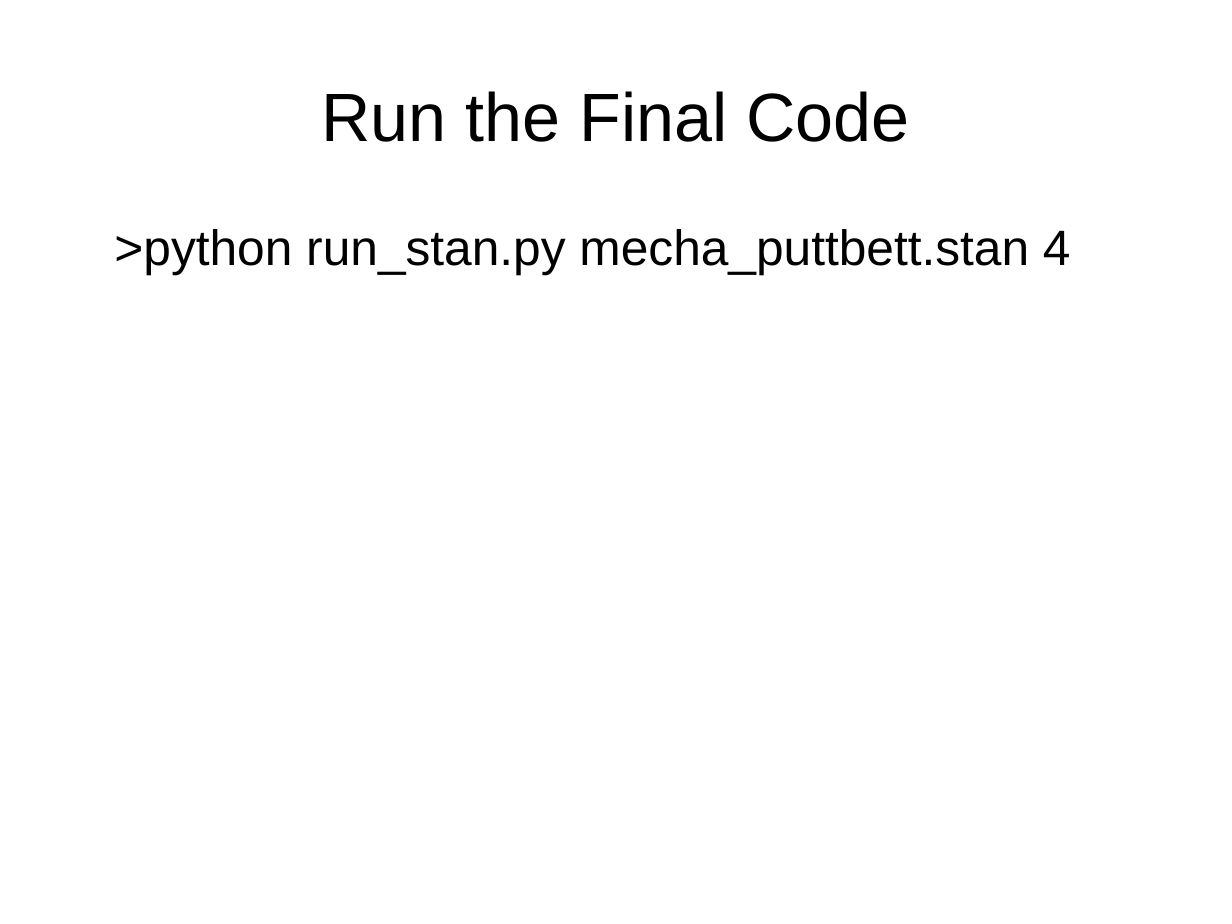
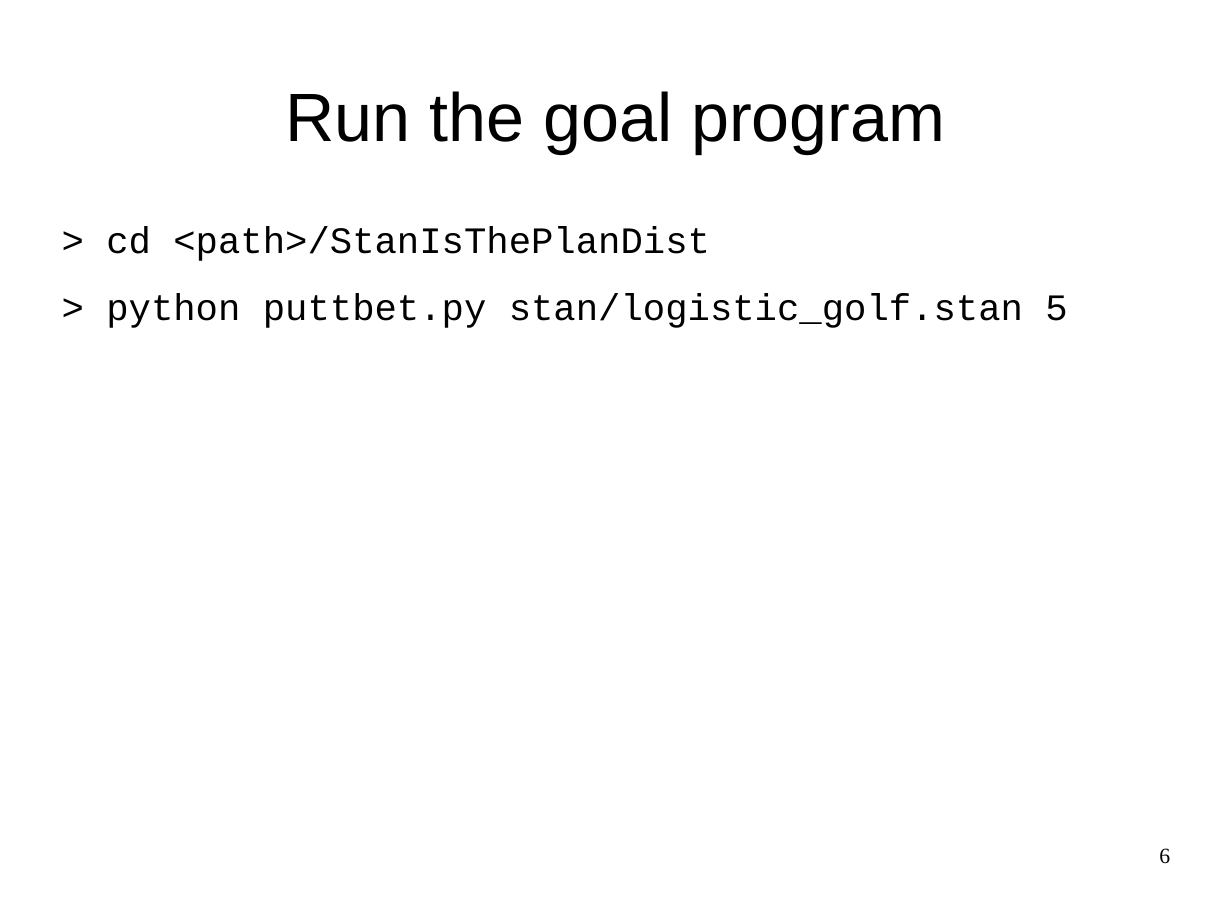
Before and after one commit to breckbaldwin/StanIsThePlanDist, a slide deck: slide 6 of slides/StanIsThePlanPyData.odp (slide 5 before the commit). Drawn at 1232x924 pixels with LibreOffice and Linux fonts; fonts in the diff are those of the drawing. Boxes give left, top, right and bottom in pixels: in the first picture for what was removed or moved away, otherwise in the second. Text is boxed around its words. In the diff, an @@ line names an element or a change of style, - is before the commit and + after.

```diff
--- a/slides/StanIsThePlanPyData.odp
+++ b/slides/StanIsThePlanPyData.odp
@@ title at (285,91,945,153): text changed @@
-Run the Final Code
+Run the goal program
@@ text at (106,226,1067,328): text changed; size 32 to 24 pt; font Arial to Courier New @@
->python run_stan.py mecha_puttbett.stan 4
+> cd <path>/StanIsThePlanDist
+> python puttbet.py stan/logistic_golf.stan 5
@@ page number added at (1159,848,1170,864), 14 pt, text #000000 @@
+6
```
Also in this commit, not shown: 32 other slides changed, 21 slides added, 12 slides removed.
